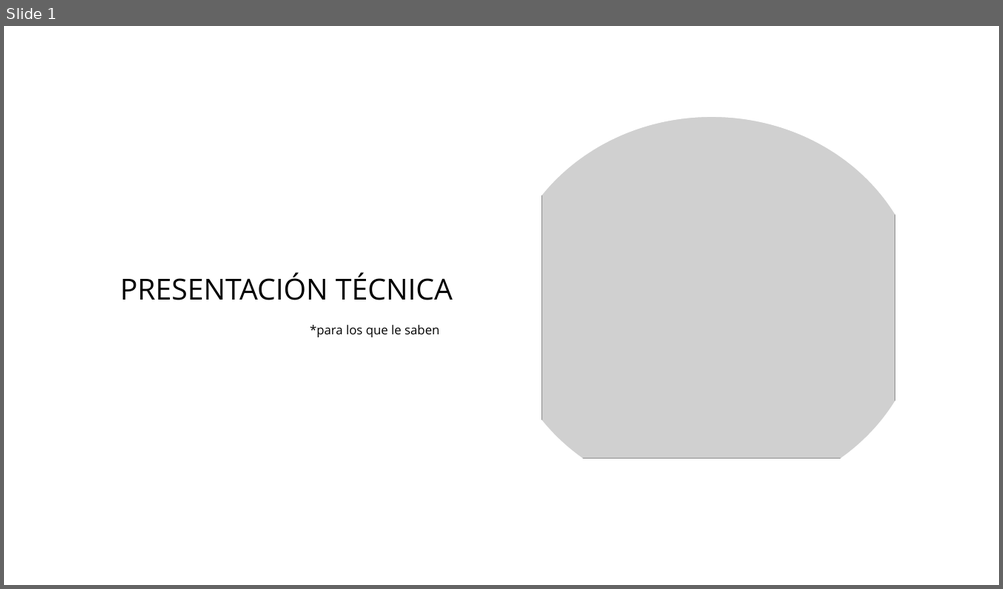
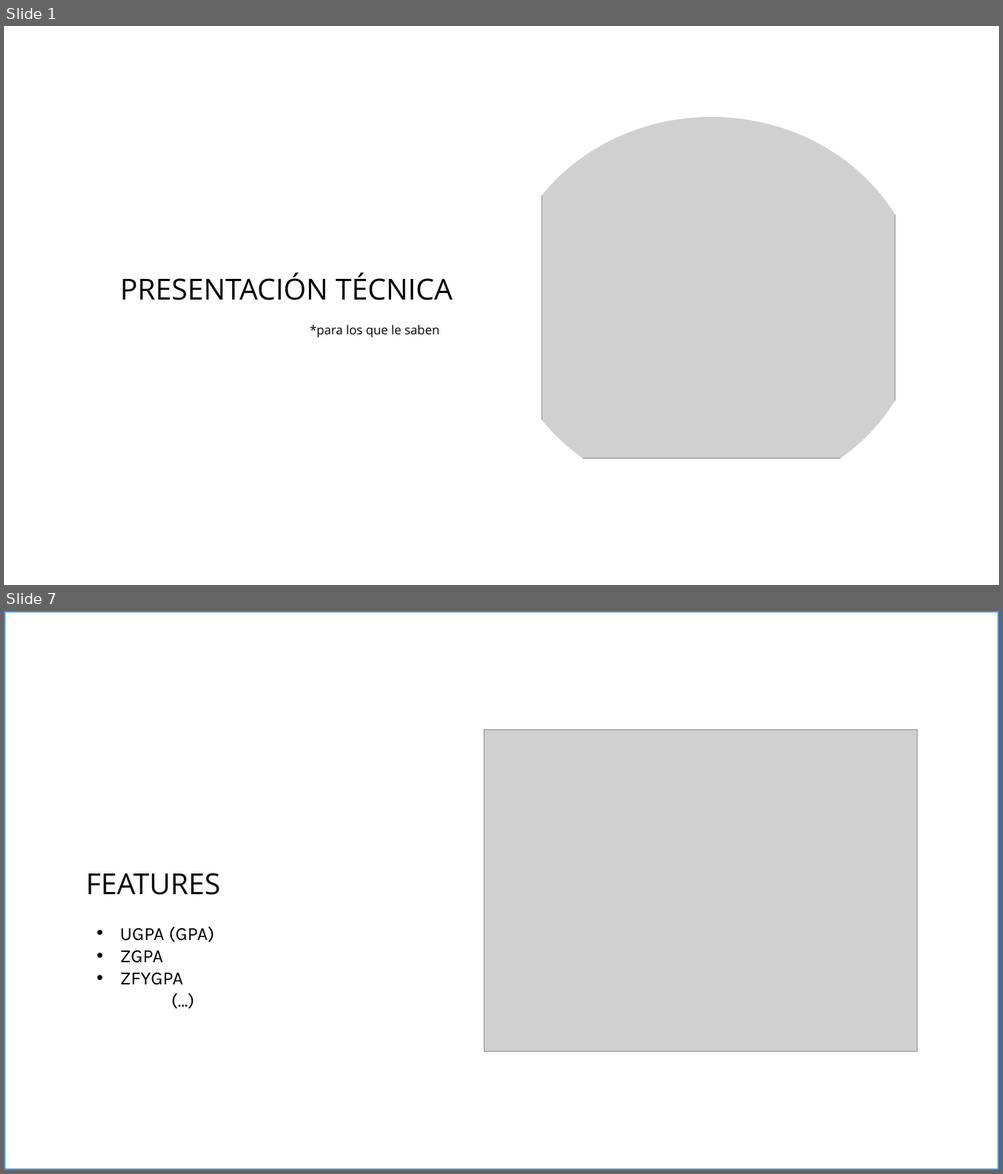
Before and after one commit to alejokawaii/DanielAlejandroSalcedoPerez_proyecto_final_ML, a slide deck: docs/Presentación1.pptx. Shown one above the other, each under a label of ours: slide 1 before the commit, slides 1 and 7 after it; the slides between them are not shown. The pictures are 1003x589 and 1003x1174 pixels, drawn with LibreOffice and Linux fonts; fonts in the diff are those of the drawing; grey boxes stand for pictures. Boxes give left, top, right and bottom in pixels: in the first picture for what was removed or moved away, otherwise in the second. Text is boxed around its words. In the diff, an @@ line names an element or a change of style, - is before the commit and + after.

```diff
--- a/docs/Presentación1.pptx
+++ b/docs/Presentación1.pptx
@@ slide 7 added at bbox=[4, 611, 999, 1170], background #FFFFFF @@
@@ rectangle added at bbox=[4, 611, 999, 1170], outline #4E95D9 3 pt @@
@@ picture added at bbox=[484, 729, 916, 1052] @@
@@ text added at bbox=[86, 873, 221, 895], 28 pt, text #000000 @@
+FEATURES
@@ text added at bbox=[120, 927, 215, 985], 18 pt, text #000000 @@
+• UGPA (GPA)
+• ZGPA
+• ZFYGPA
+(…)
```
Also in this commit, not shown: 8 slides changed, 9 other slides added.
